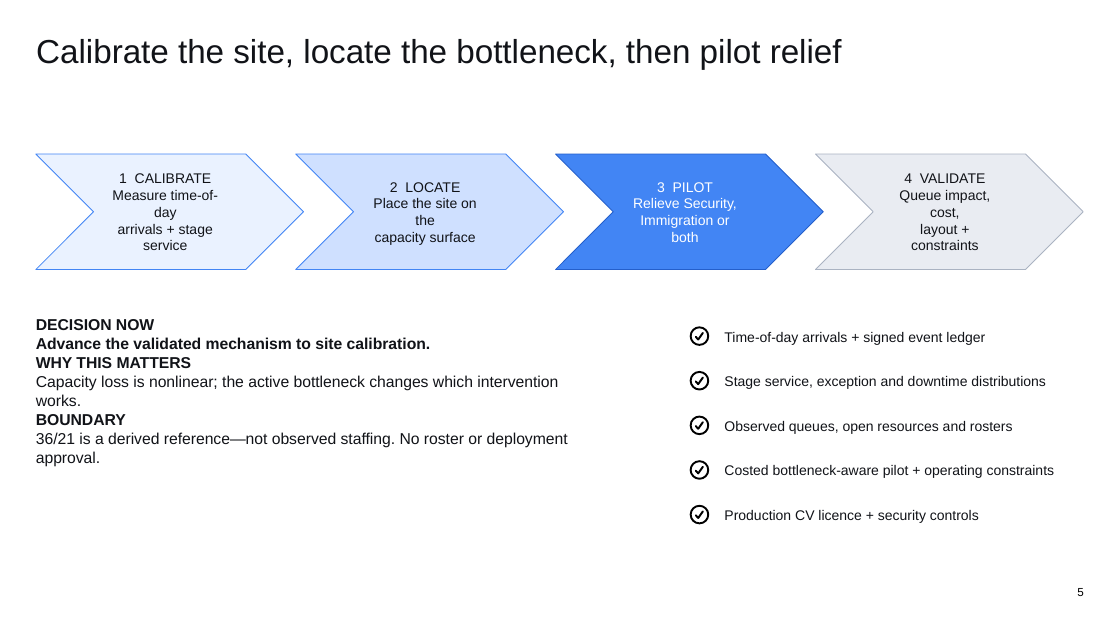
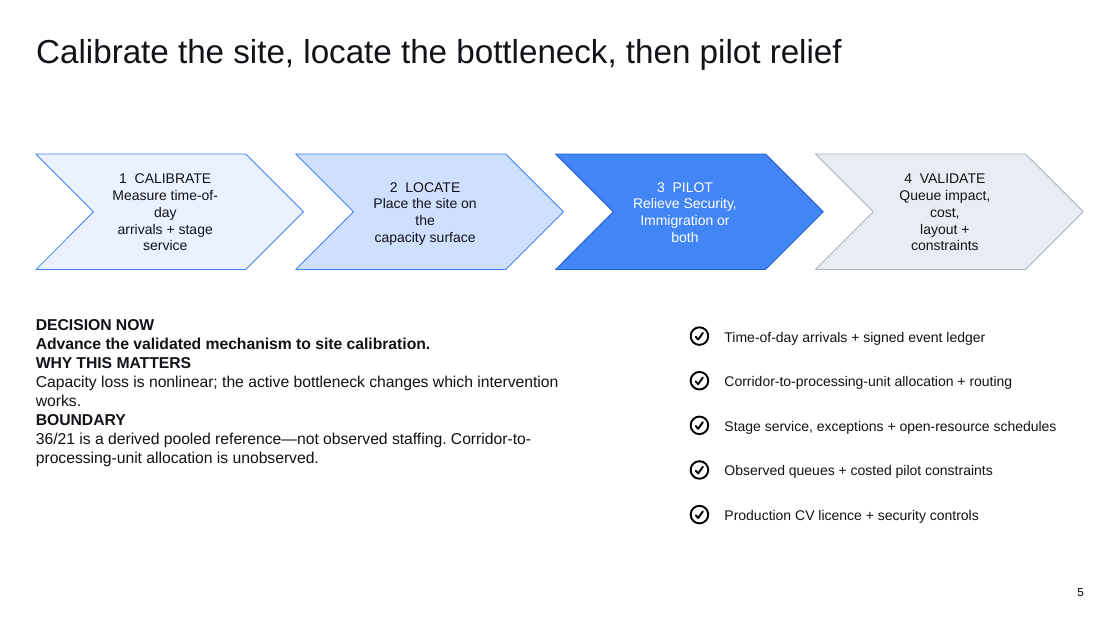
Before and after one commit to wangyu211/htx-checkpoint-simulation, a slide deck: slide 5 of slides/HTX_Task4_Operational_Insights.pptx. Drawn at 1120x630 pixels with LibreOffice and Linux fonts; fonts in the diff are those of the drawing. Boxes give left, top, right and bottom in pixels: in the first picture for what was removed or moved away, otherwise in the second. Text is boxed around its words. In the diff, an @@ line names an element or a change of style, - is before the commit and + after.

```diff
--- a/slides/HTX_Task4_Operational_Insights.pptx
+++ b/slides/HTX_Task4_Operational_Insights.pptx
@@ text at (x1=724, y1=376, x2=1013, y2=389): text changed @@
-Stage service, exception and downtime distributions
+Corridor-to-processing-unit allocation + routing
@@ text at (x1=36, y1=432, x2=531, y2=467): text changed @@
-36/21 is a derived reference—not observed staffing. No roster or deployment approval.
+36/21 is a derived pooled reference—not observed staffing. Corridor-to-processing-unit allocation is unobserved.
@@ text at (x1=724, y1=421, x2=1057, y2=434): text changed @@
-Observed queues, open resources and rosters
+Stage service, exceptions + open-resource schedules
@@ text at (x1=724, y1=465, x2=993, y2=478): text changed @@
-Costed bottleneck-aware pilot + operating constraints
+Observed queues + costed pilot constraints
```
Also in this commit, not shown: 3 other slides changed, 1 other file.
